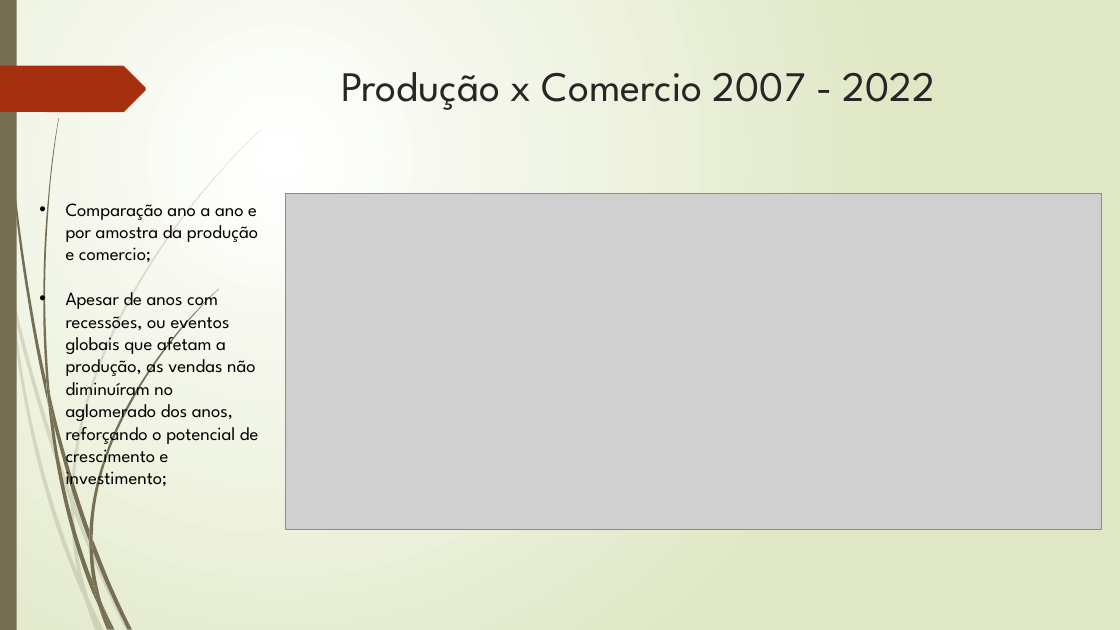
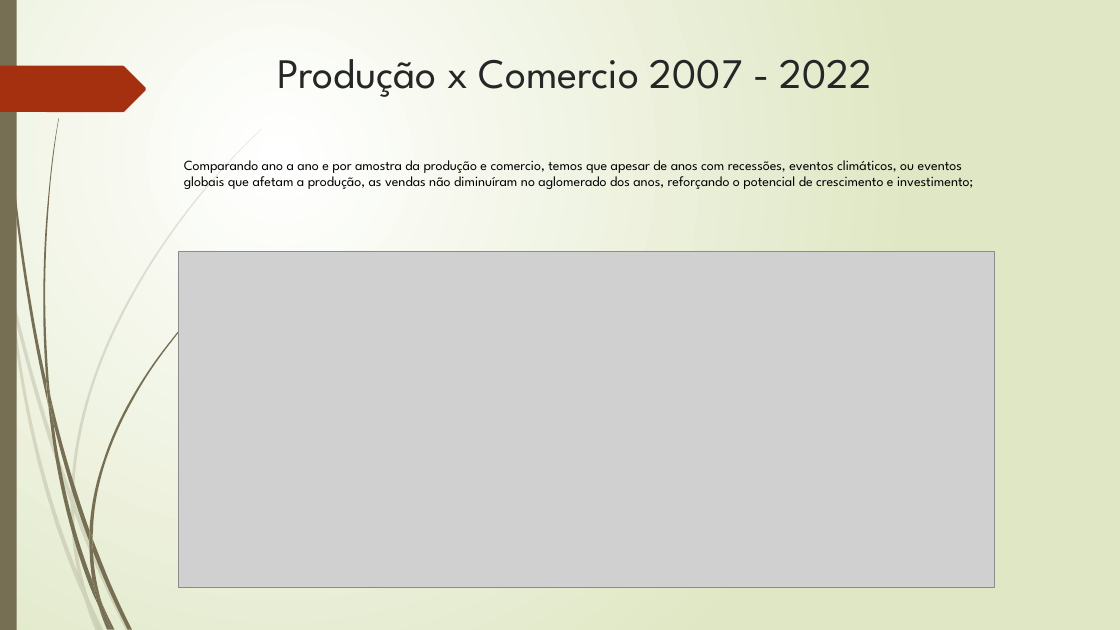
Before and after one commit to SinxCode/Tech-Challenge, a slide deck: slide 9 of Tech - Challenge.pptx (slide 7 before the commit). Drawn at 1120x630 pixels with LibreOffice and Linux fonts; fonts in the diff are those of the drawing; grey boxes stand for pictures. Boxes give left, top, right and bottom in pixels: in the first picture for what was removed or moved away, otherwise in the second. Text is boxed around its words. In the diff, an @@ line names an element or a change of style, - is before the commit and + after.

```diff
--- a/Tech - Challenge.pptx
+++ b/Tech - Challenge.pptx
@@ title "Produção x Comercio 2007 - ...": place and size @@
-title "Produção x Comercio 2007 - ..." at box(341, 72, 935, 110)
+title "Produção x Comercio 2007 - ..." at box(278, 59, 872, 97)
@@ text at box(184, 160, 973, 189): text changed; size 16 to 12 pt @@
-• Comparação ano a ano e por amostra da produção e comercio;
-• Apesar de anos com recessões, ou eventos globais que afetam a produção, as vendas não diminuíram no aglomerado dos anos, reforçando o potencial de crescimento e investimento;
+Comparando ano a ano e por amostra da produção e comercio, temos que apesar de anos com recessões, eventos climáticos, ou eventos globais que afetam a produção, as vendas não diminuíram no aglomerado dos anos, reforçando o potencial de crescimento e investimento;
@@ picture: place and size @@
-picture at box(286, 193, 1102, 529)
+picture at box(178, 251, 994, 587)
```
Also in this commit, not shown: 6 other slides changed, 4 slides added.
